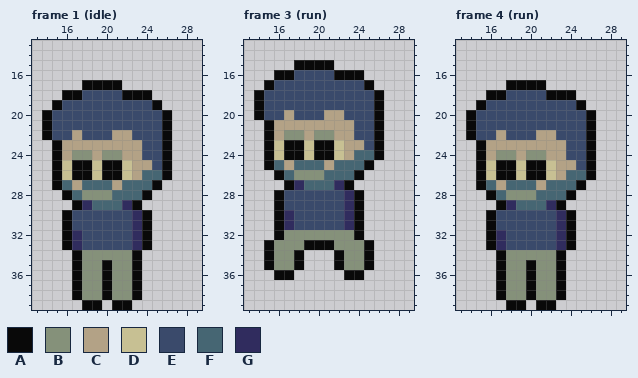
Two states of a pixel-art file, assets/sprites/player/soldier/soldier.aseprite. This is how it looked before the edit.
40x40 pixels, 6 frames. Shown: frame 1 (idle): x 13..29, y 13..39; frame 3 (run): x 13..29, y 13..39; frame 4 (run): x 13..29, y 13..39. The commit also changed other frames, which this record leaves out.
Palette (. is transparent): A #090909  B #85917a  C #b3a286  D #c7c093  E #3a4a6b  F #466673  G #302c5e
Pixels before, frame 1 (idle), first column x 14:
17 ....AAAA.....
18 ..AAEEEEAAA..
19 .AEEEEEEEEEA.
20 AEEEEEEEEEEEA
21 AEEEEEEEEEEEA
22 AEECEEECCEEEA
23 .ACCCCCCCCEEA
24 .ACBBCBBCCEEA
25 .ADAADAADCCEA
26 .ADAADAADCFFA
27 .AFCFFFCFFFA.
28 ..AFBBBFFFA..
29 ...AGFFFGA...
30 ..AEEEEEEGA..
31 ..AEEEEEEGA..
32 ..AGEEEEEGA..
33 ..AGEEEEEGA..
34 ...ABBBBBA...
35 ...ABBABBA...
36 ...ABBABBA...
37 ...ABBABBA...
38 ...ABBABBA...
39 ....AA.AA....
Pixels before, frame 3 (run), first column x 14:
15 ....AAAA.....
16 ..AAEEEEAAA..
17 .AEEEEEEEEEA.
18 AEEEEEEEEEEEA
19 AEEEEEEEEEEEA
20 AEECEEECCEEEA
21 .ACCCCCCCCEEA
22 .ACBBCBBCCEEA
23 .ADAADAADCCEA
24 .ADAADAADCFFA
25 .AFCFFFCFFFA.
26 ..AFBBBFFFA..
27 ...AGFFFGA...
28 ..AEEEEEEGA..
29 ..AEEEEEEGA..
30 ..AGEEEEEGA..
31 ..AGEEEEEGA..
32 ..ABBBBBBBA..
33 .ABBBAAABBBA.
34 .ABBA...ABBA.
35 .ABBA...ABBA.
36 ..AA.....AA..
Pixels before, frame 4 (run), first column x 14:
17 ....AAAA.....
18 ..AAEEEEAAA..
19 .AEEEEEEEEEA.
20 AEEEEEEEEEEEA
21 AEEEEEEEEEEEA
22 AEECEEECCEEEA
23 .ACCCCCCCCEEA
24 .ACBBCBBCCEEA
25 .ADAADAADCCEA
26 .ADAADAADCFFA
27 .AFCFFFCFFFA.
28 ..AFBBBFFFA..
29 ...AGFFFGA...
30 ..AEEEEEEGA..
31 ..AEEEEEEGA..
32 ..AGEEEEEGA..
33 ..AGEEEEEGA..
34 ...ABBBBBA...
35 ...ABBABBA...
36 ...ABBABBA...
37 ...ABBABBA...
38 ...ABBABBA...
39 ....AA.AA....
After:
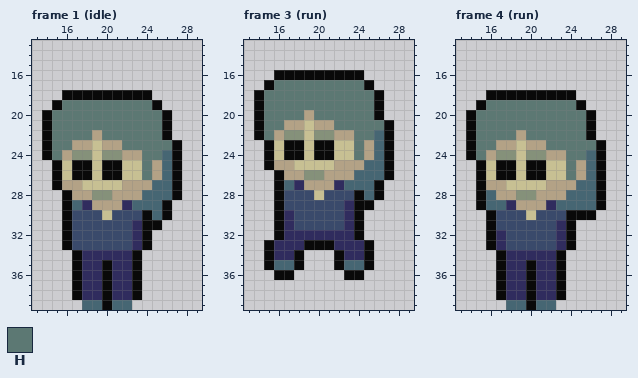
Colours new in this view: H #5c7873
Change:
layer "girl" now shown
layer "Layer 3" removed
Changed rows in their new state; - is an unchanged pixel.
Frame 1 (idle):
first column x 14:
17 ----....------
18 ----AAAA------
19 --HHHHHHHHH---
20 -HHHHHHHHHHH--
21 -HHHHHHHHHHH--
22 -HHHHCHHHHHH--
23 AHH--D--HHHHHA
24 AH---D----HHFA
25 ---------DHCFA
26 ---------DHCFA
27 --C-DDDDCCCFFA
28 ---CC--CCCFFFA
29 --AF-CCC-FFFA-
30 ------D--E-FA-
31 -----------A--
32 ---E----------
33 ---E----------
34 ----GGGGG-----
35 ----GG-GG-----
36 ----GG-GG-----
37 ----GG-GG-----
38 ----GG-GG-----
39 ----FFAFF-----
Frame 3 (run):
first column x 14:
15 ----....------
16 ----AAAA------
17 --HHHHHHHHH---
18 -HHHHHHHHHHH--
19 -HHHHHHHHHHH--
20 -HHHHCHHHHHH--
21 AHH--D--HHHHHA
22 AH---D----HHFA
23 ---------DHCFA
24 ---------DHCFA
25 --C-DDDDCCCFFA
26 ---CC--CCCFFFA
27 --AF-CCC-FFFA-
28 ------D--E-FA-
29 -----------A--
32 ---GGGGGGG----
33 --GGG---GGG---
34 --GG-----GG---
35 --FF-----FF---
Frame 4 (run):
first column x 14:
17 ----....------
18 ----AAAA------
19 --HHHHHHHHH---
20 -HHHHHHHHHHH--
21 -HHHHHHHHHHH--
22 -HHHHCHHHHHH--
23 AHH--D--HHHHHA
24 AH---D----HHFA
25 ---------DHCFA
26 ---------DHCFA
27 --C-DDDDCCCFFA
28 -AFCC--CCCFFFA
29 -AFF-CCC-FFFFA
30 ------D--E-AA-
first column x 18:
34 GGGGG
35 GG-GG
36 GG-GG
37 GG-GG
38 GG-GG
39 FFAFF
Where, in picture pixels (left, top, right, bottom), the same in both pictures:
changed: (42, 80, 182, 310)
changed: (254, 60, 394, 270)
changed: (466, 80, 606, 220)
changed: (506, 250, 556, 310)
